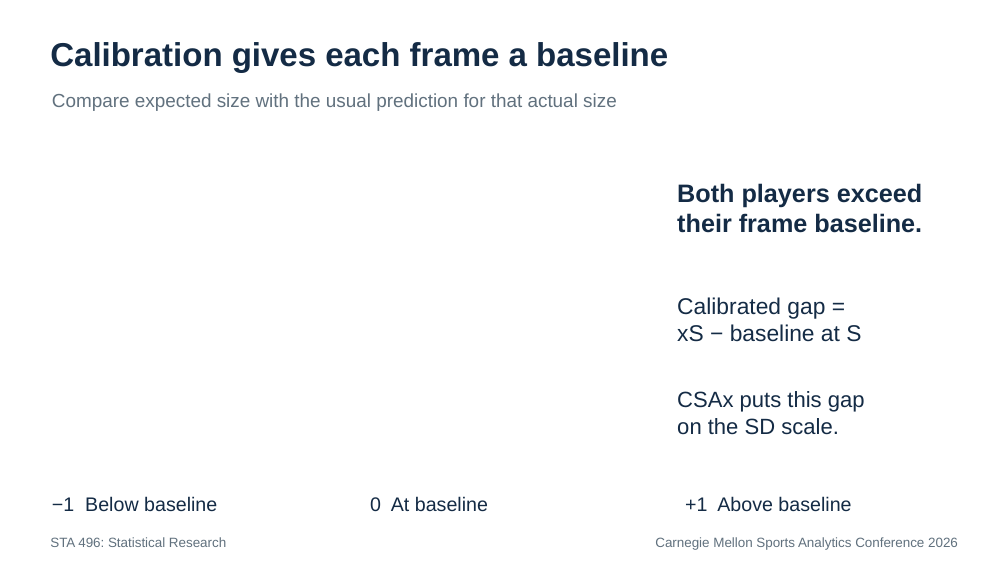
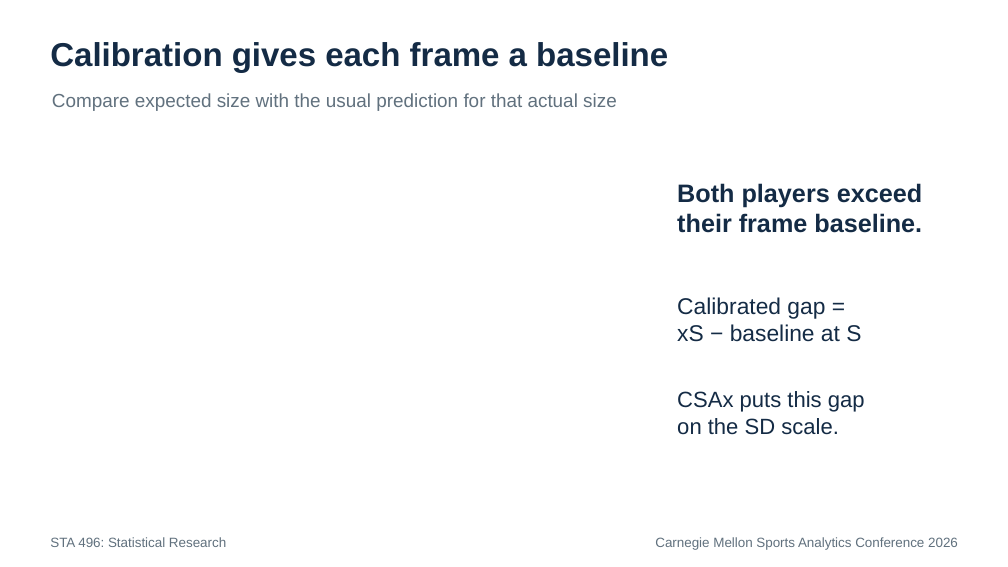
Before and after one commit to RentoSaijo/CSAx_STA496, a slide deck: slide 18 of reports/presentation.pptx. Drawn at 1008x567 pixels with LibreOffice and Linux fonts; fonts in the diff are those of the drawing. Boxes give left, top, right and bottom in pixels: in the first picture for what was removed or moved away, otherwise in the second. Text is boxed around its words. In the diff, an @@ line names an element or a change of style, - is before the commit and + after.

```diff
--- a/reports/presentation.pptx
+++ b/reports/presentation.pptx
@@ text removed at (52,496,217,512) @@
-−1 Below baseline
@@ text removed at (370,496,488,512) @@
-0 At baseline
@@ text removed at (685,496,851,512) @@
-+1 Above baseline
```
Also in this commit, not shown: 4 other slides changed.
